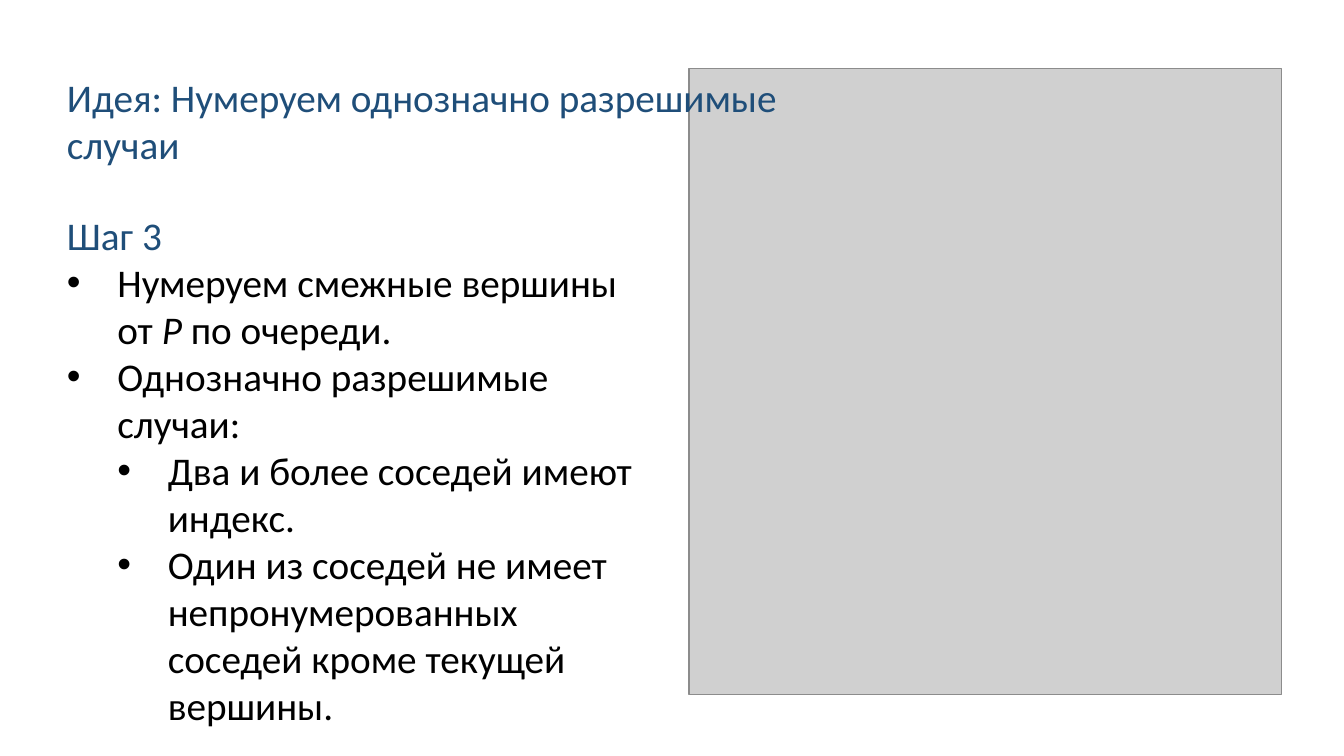
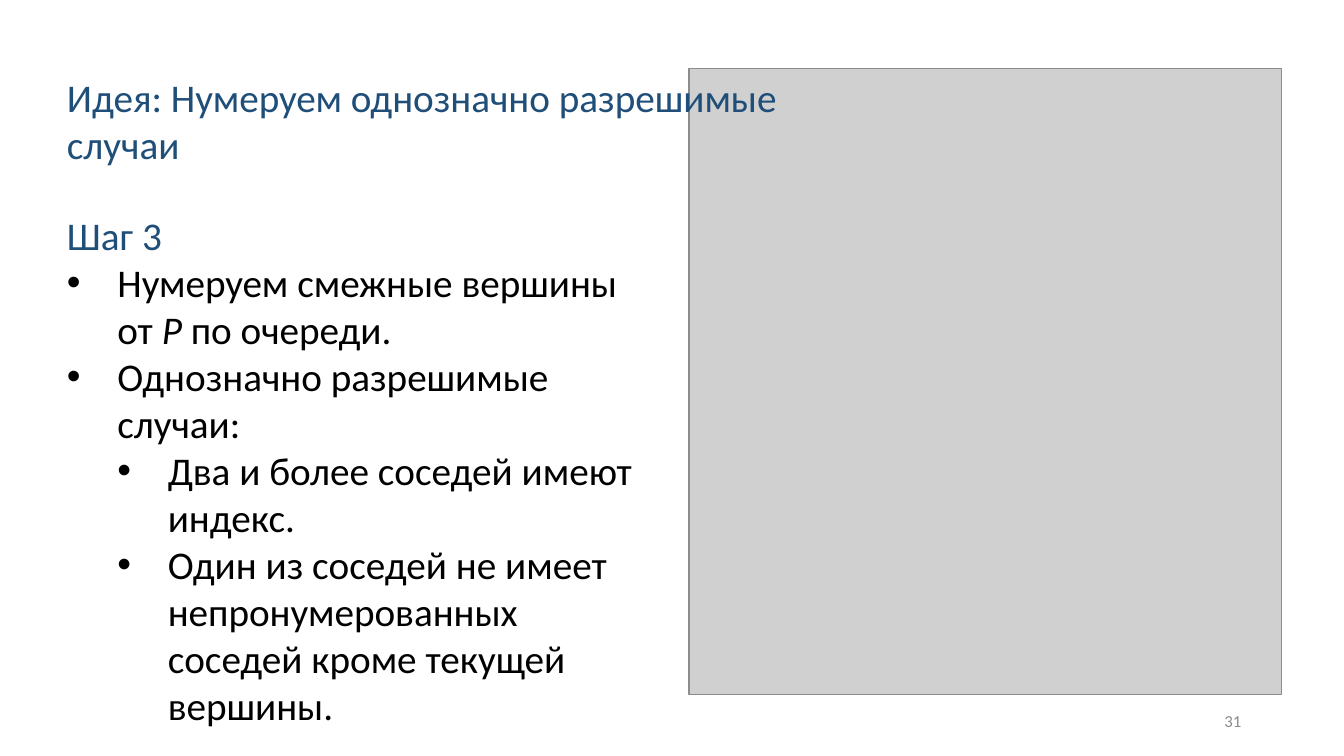
Before and after one commit to Linserous/NumericalGridGeneration, a slide deck: slide 31 of docs/Презентация v0.8.1.pptx (slide 29 before the commit). Drawn at 1344x756 pixels with LibreOffice and Linux fonts; fonts in the diff are those of the drawing; grey boxes stand for pictures. Boxes give left, top, right and bottom in pixels: in the first picture for what was removed or moved away, otherwise in the second. Text is boxed around its words. In the diff, an @@ line names an element or a change of style, - is before the commit and + after.

```diff
--- a/docs/Презентация v0.8.1.pptx
+++ b/docs/Презентация v0.8.1.pptx
@@ page number added at box(1224, 716, 1241, 727), 12 pt, text #8C8C8C @@
+31
```
Also in this commit, not shown: 37 other slides changed, 11 slides added, 5 slides removed.
